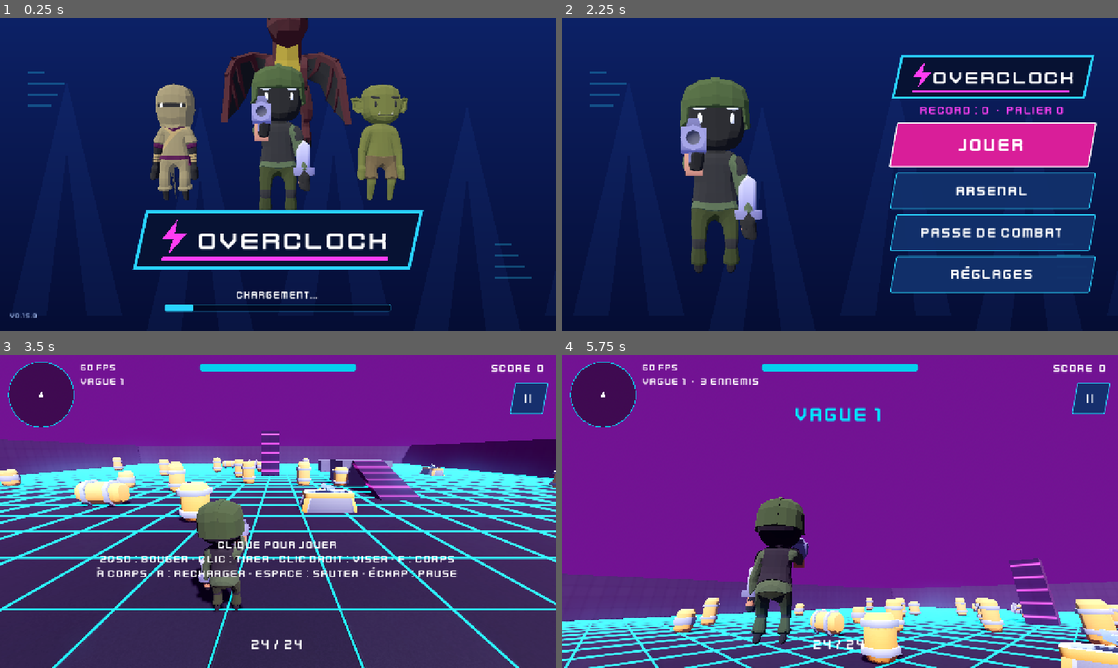
Above: before the commit, frames 1-4 (two rows, left to right).
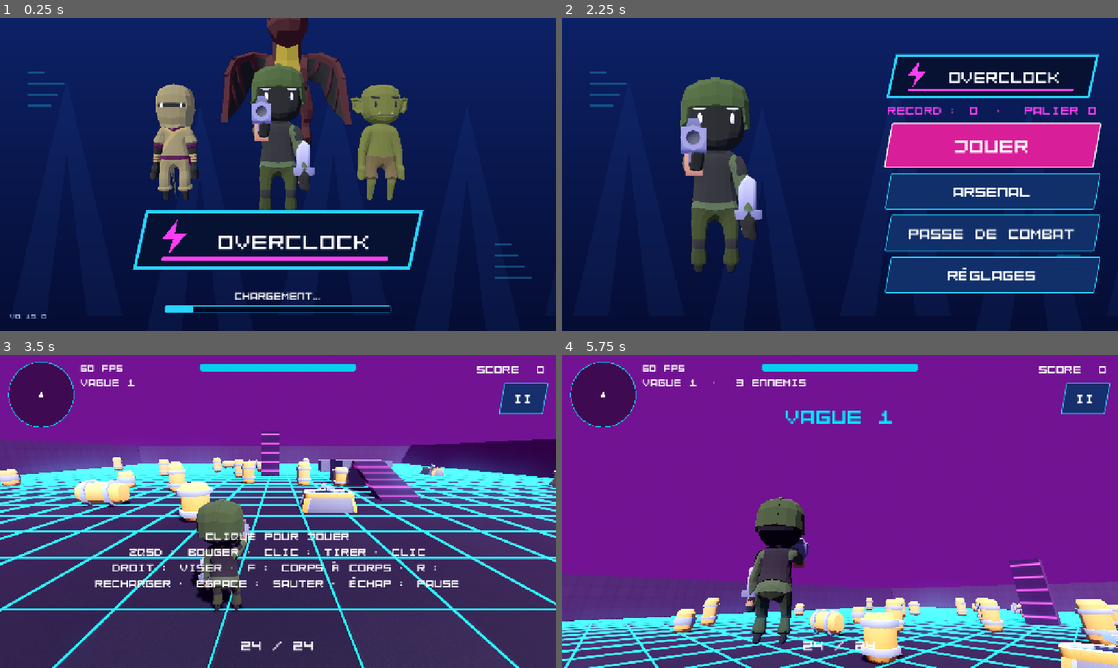
Above: after the commit, the same moments.

Repository: mariusortiz/overclock
Game: Godot game, scene res://scenes/loading.tscn
Same seed, same stepped clock (60 frames per second), same inputs: the game is played once before the commit and once after it.
Inputs (mouse positions are in pixels of both pictures, inside the frame that each line leads up to):
- Up to frame 1 (0.25 s): no input
- Up to frame 2 (2.25 s): tap Enter at 0.5 s; move the mouse to (962, 158) at 0.52 s; hold D (move_right) 0.53-1.25 s; tap F (melee) at 0.6, 2.1 s; click (962, 158) at 0.67 s; tap Space (jump) at 0.77 s; drag from (728, 190) to (812, 237) at 1.27 s; move the mouse to (895, 105) at 2.02 s; hold D (move_right) from 2.03 s (still down)
- Up to frame 3 (3.5 s): release D (move_right) at 2.75 s; click "JOUER" at 2.75 s
- Up to frame 4 (5.75 s): click "II" at 3.5 s; click "REPRENDRE" at 4.25 s; tap Space (jump) at 5 s; drag from (812, 574) to (673, 464) at 5.02 s

The runs differ from the first frame. In frame 1, 2.1% of the frame differs, in the area x 1-71%, y 68-96%; in frame 2, 7.3%, in the area x 57-97%, y 11-88%; in frame 3, 4.6%; in frame 4, 1.9%.

Commit message:
Switch to a more legible font, plain toggle rows
Kenney Future draws K like H and X like H: the logo read OVERCLOCH and
XP read HP. Kenney Mini Square Mono keeps the tech look with clear
letters. Settings toggles no longer take the filled button style.

Co-Authored-By: Claude Fable 5.2 <noreply@anthropic.com>
Claude-Session: https://claude.ai/code/session_01TMrhLU8C9hMQ3DU14F1G1z

Diff:
--- a/assets/ui/theme.tres
+++ b/assets/ui/theme.tres
@@ -1,6 +1,6 @@
 [gd_resource type="Theme" load_steps=14 format=3]
 
-[ext_resource type="FontFile" path="res://assets/ui/fonts/kenney_future_narrow.ttf" id="1_font"]
+[ext_resource type="FontFile" path="res://assets/ui/fonts/kenney_mini_square_mono.ttf" id="1_font"]
 
 [sub_resource type="StyleBoxFlat" id="button_normal"]
 content_margin_left = 28.0
@@ -173,7 +173,16 @@
 
 [resource]
 default_font = ExtResource("1_font")
-default_font_size = 22
+default_font_size = 20
+CheckButton/colors/font_color = Color(1, 1, 1, 1)
+CheckButton/colors/font_pressed_color = Color(1, 1, 1, 1)
+CheckButton/colors/font_hover_color = Color(1, 1, 1, 1)
+CheckButton/colors/font_hover_pressed_color = Color(1, 1, 1, 1)
+CheckButton/styles/normal = SubResource("focus")
+CheckButton/styles/pressed = SubResource("focus")
+CheckButton/styles/hover = SubResource("focus")
+CheckButton/styles/hover_pressed = SubResource("focus")
+CheckButton/styles/focus = SubResource("focus")
 Button/colors/font_color = Color(1, 1, 1, 1)
 Button/colors/font_hover_color = Color(1, 1, 1, 1)
 Button/colors/font_pressed_color = Color(0.02, 0.08, 0.2, 1)
--- a/scripts/logo.gd
+++ b/scripts/logo.gd
@@ -3,7 +3,7 @@
 ## The OVERCLOCK badge, drawn by code so it stays sharp at any size: a slanted
 ## plate with a lightning bolt, in the game's cyan and magenta.
 
-const FONT := preload("res://assets/ui/fonts/kenney_future.ttf")
+const FONT := preload("res://assets/ui/fonts/kenney_mini_square_mono.ttf")
 const PLATE := Color(0.03, 0.07, 0.2)
 const CYAN := Color(0.16, 0.83, 1.0)
 const MAGENTA := Color(1.0, 0.24, 0.95)
@@ -36,7 +36,7 @@
 		bolt.append(bolt_origin + point * s)
 	draw_colored_polygon(bolt, MAGENTA)
 
-	var font_size := int(h * 0.46)
+	var font_size := int(h * 0.4)
 	var text_left := bolt_origin.x + s * 0.9
 	var text_width := w - shift - text_left - h * 0.15
 	draw_string(FONT, Vector2(text_left, h * 0.66), "OVERCLOCK", HORIZONTAL_ALIGNMENT_CENTER, text_width, font_size, Color.WHITE)
Binary file removed: assets/ui/fonts/kenney_future.ttf
Binary file removed: assets/ui/fonts/kenney_future_narrow.ttf
Binary file added: assets/ui/fonts/kenney_mini_square_mono.ttf
